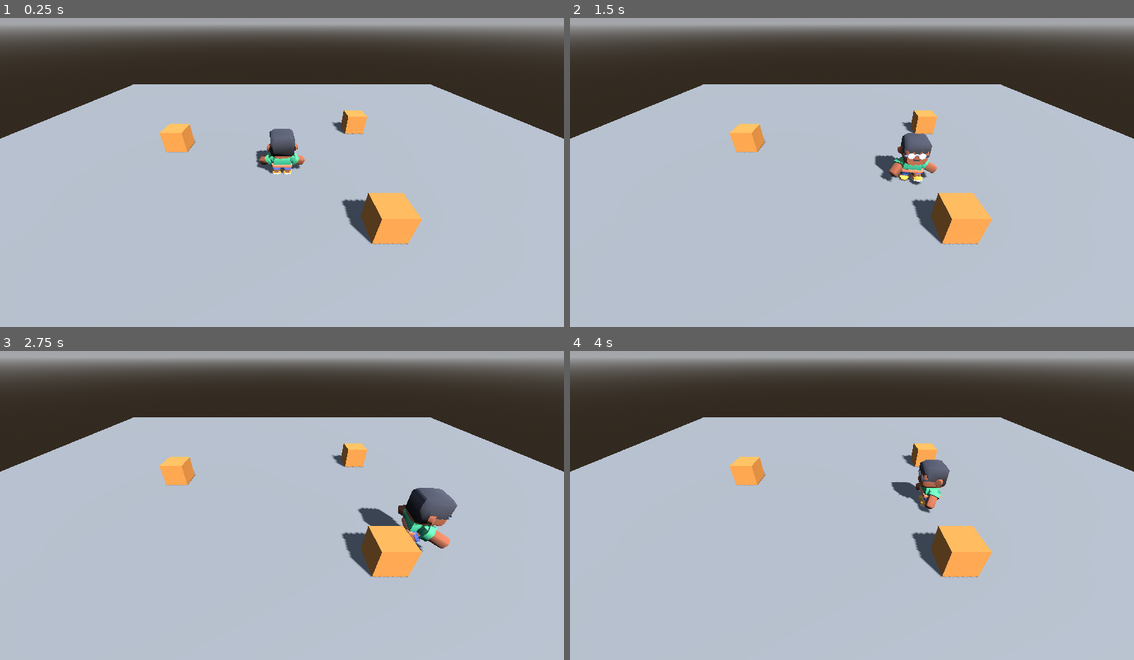
Above: before the commit, frames 1-4 (two rows, left to right).
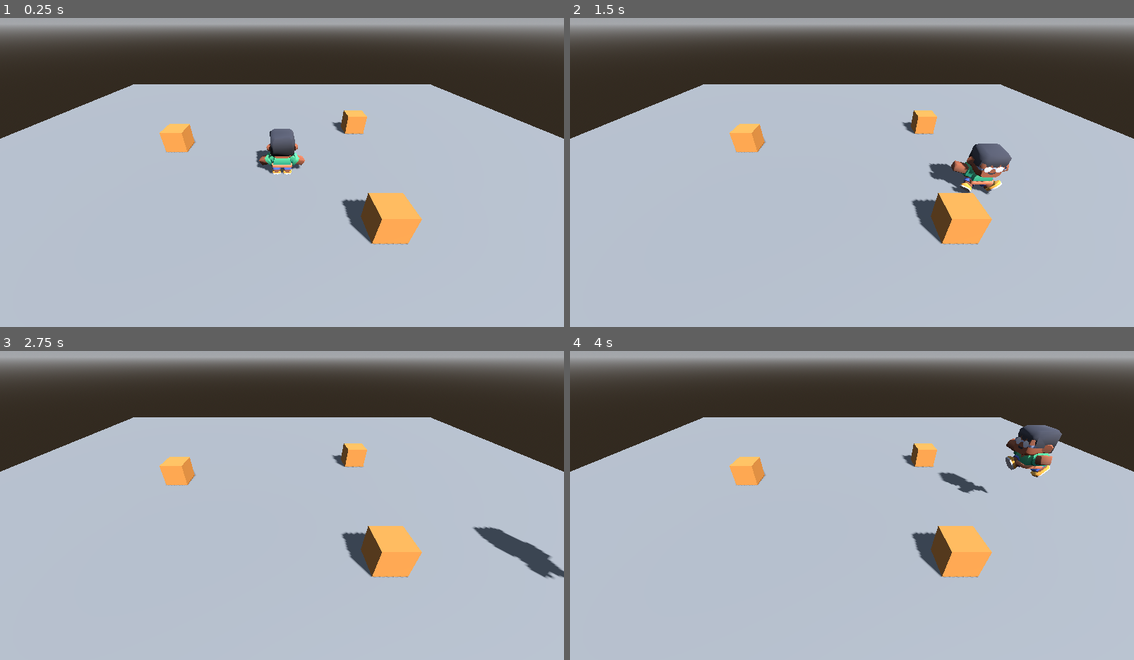
Above: after the commit, the same moments.

Repository: julian402/luz-agonizante
Game: Godot game, scene res://main.tscn
Two runs of this game, one before a commit and one after it. Both use one fixed random seed, a clock stepped at 60 frames per second and the inputs below.
Inputs:
- Up to frame 1 (0.25 s): no input
- Up to frame 2 (1.5 s): tap Enter at 0.5 s; hold D (move_right) 0.53-1.28 s; hold Shift (correr, bound only after the commit) 0.53-1.28 s; tap Space (saltar, bound only after the commit) at 0.77, 0.8, 1.07, 1.35 s; hold S (move_down) from 1.28 s (still down)
- Up to frame 3 (2.75 s): tap Space (saltar, bound only after the commit) at 1.52, 1.82, 2.3 s; tap Shift (correr, bound only after the commit) at 1.55 s; release S (move_down) at 2.03 s; hold D (move_right) from 2.03 s (still down); hold Shift (correr, bound only after the commit) from 2.03 s (still down)
- Up to frame 4 (4 s): release D (move_right) at 2.78 s; release Shift (correr, bound only after the commit) at 2.78 s; hold W (move_up) 2.78-3.53 s; tap Shift (correr, bound only after the commit) at 2.85 s; tap Space (saltar, bound only after the commit) at 3.02, 3.32, 3.6, 3.77 s; hold A (move_left) from 3.53 s (still down)

The runs differ from the first frame. In frame 1, less than 0.1% of the frame differs, in the area x 45-55%, y 36-48%; in frame 2, 2.5%; in frame 3, 2.6%, in the area x 63-100%, y 44-74%; in frame 4, 2.2%.

Commit message:
T7 N1 - Tarea A - rapidez y salto por altura

Diff:
--- a/personaje.gd
+++ b/personaje.gd
@@ -1,7 +1,10 @@
 extends CharacterBody3D
 
 @export var camara: Camera3D
-@export var speed = 3.0
+@export var speed_caminar = 6.0
+@export var speed_correr = 6.0
+@export var gravedad = 25.0
+@export var altura_salto = 1.5
 @onready var anim = $Modelo/AnimationPlayer
 
 # Enchufes: otros scripts (las acciones del juego) cambian estas tres variables.
@@ -16,14 +19,19 @@
 
 
 func _physics_process(delta):
-	velocity += get_gravity() * delta
+	if not is_on_floor():
+		velocity.y -= gravedad * delta
+	elif Input.is_action_just_pressed("saltar"):
+		velocity.y = sqrt(2 * gravedad * altura_salto)
 
 	var input_dir = Input.get_vector("move_left", "move_right", "move_up", "move_down")
 	var entrada = Vector3(input_dir.x, 0.0, input_dir.y)
-	var direction = camara.global_basis * entrada
-	direction.y = 0.0
-	direction = direction.normalized()
+	# solo el giro de la cámara en Y, para que la inclinación no afecte
+	var giro_cam = camara.global_rotation.y
+	var direction = entrada.rotated(Vector3.UP, giro_cam).normalized()
 
+	var corre = Input.is_action_pressed("correr")
+	var speed = speed_correr if corre else speed_caminar
 	velocity.x = direction.x * speed * multiplicador + empuje.x
 	velocity.z = direction.z * speed * multiplicador + empuje.z
 
@@ -31,6 +39,10 @@
 		basis = Basis.looking_at(direction)
 	if accion != "":
 		anim.play(accion)
+	elif not is_on_floor():
+		anim.play("jump" if velocity.y > 0 else "fall")
+	elif direction.length() > 0 and corre:
+		anim.play("sprint")
 	elif direction.length() > 0:
 		anim.play("walk")
 	else:
--- a/project.godot
+++ b/project.godot
@@ -35,6 +35,16 @@
 , Object(InputEventKey,"resource_local_to_scene":false,"resource_name":"","device":-1,"window_id":0,"alt_pressed":false …(186 unchanged characters)…
 ]
 }
+saltar={
+"deadzone": 0.2,
+"events": [Object(InputEventKey,"resource_local_to_scene":false,"resource_name":"","device":-1,"window_id":0,"alt_pressed":false,"shift_pressed":false,"ctrl_pressed":false,"meta_pressed":false,"pressed":false,"keycode":0,"physical_keycode":32,"key_label":0,"unicode":32,"location":0,"echo":false,"script":null)
+]
+}
+correr={
+"deadzone": 0.2,
+"events": [Object(InputEventKey,"resource_local_to_scene":false,"resource_name":"","device":-1,"window_id":0,"alt_pressed":false,"shift_pressed":false,"ctrl_pressed":false,"meta_pressed":false,"pressed":false,"keycode":0,"physical_keycode":4194325,"key_label":0,"unicode":0,"location":0,"echo":false,"script":null)
+]
+}
 
 [physics]
 
